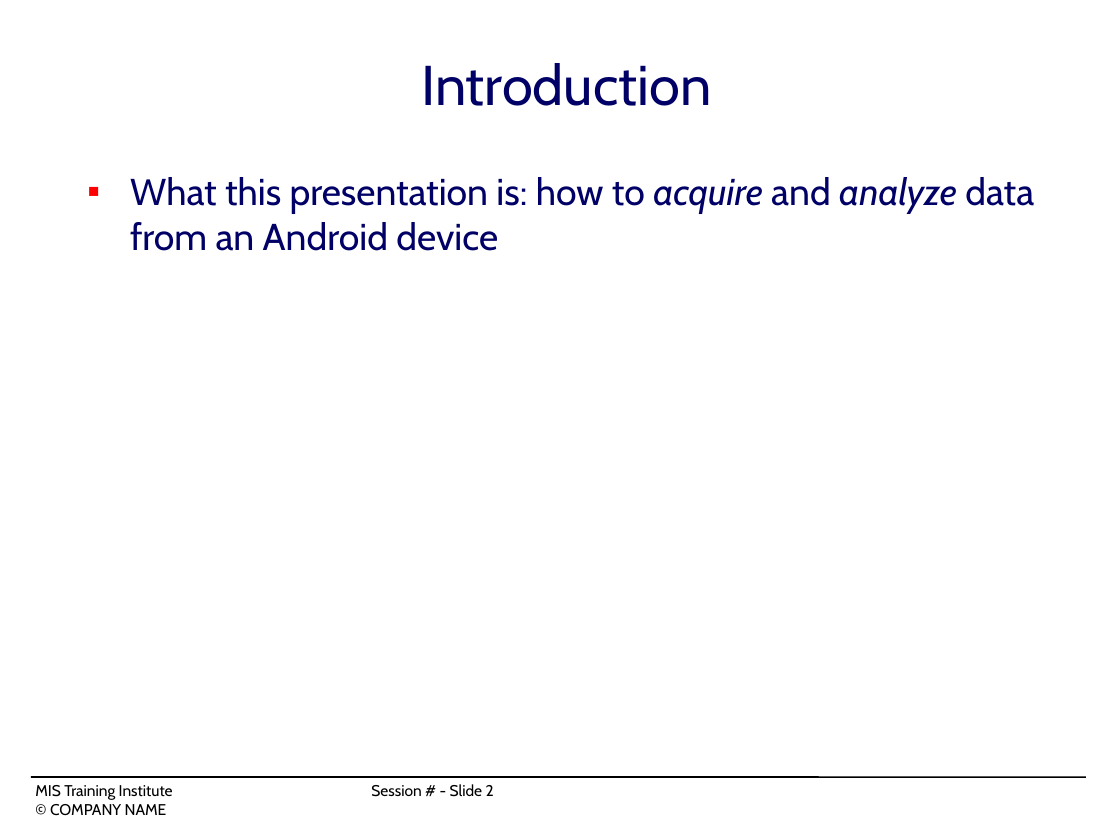
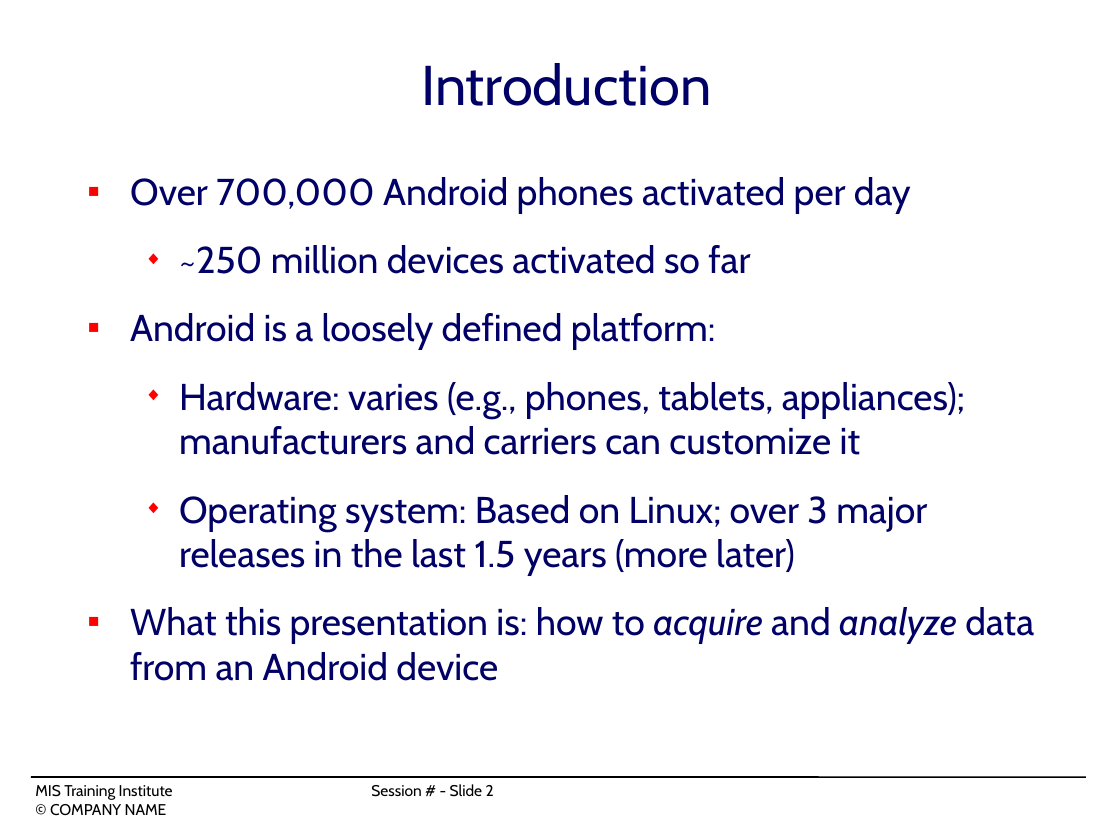
Before and after one commit to mchow01/Security, a slide deck: slide 2 of forensics/android/OS12_C4-mchow.ppt. Drawn at 1120x840 pixels with LibreOffice and Linux fonts; fonts in the diff are those of the drawing. Boxes give left, top, right and bottom in pixels: in the first picture for what was removed or moved away, otherwise in the second. Text is boxed around its words. In the diff, an @@ line names an element or a change of style, - is before the commit and + after.

```diff
--- a/forensics/android/OS12_C4-mchow.ppt
+++ b/forensics/android/OS12_C4-mchow.ppt
@@ text at [130, 177, 965, 576]: paragraphs added @@
+■ Over 700,000 Android phones activated per day
+  ◆ ~250 million devices activated so far
+■ Android is a loosely defined platform:
+  ◆ Hardware: varies (e.g., phones, tablets, appliances); manufacturers and carriers can customize it
+  ◆ Operating system: Based on Linux; over 3 major releases in the last 1.5 years (more later)
```
Also in this commit, not shown: 3 other slides changed.
